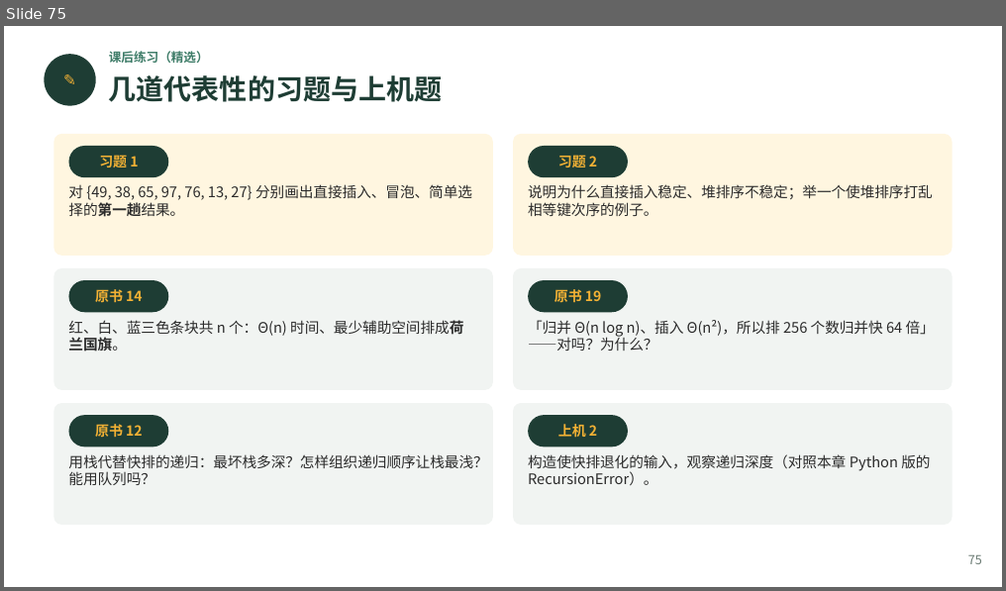
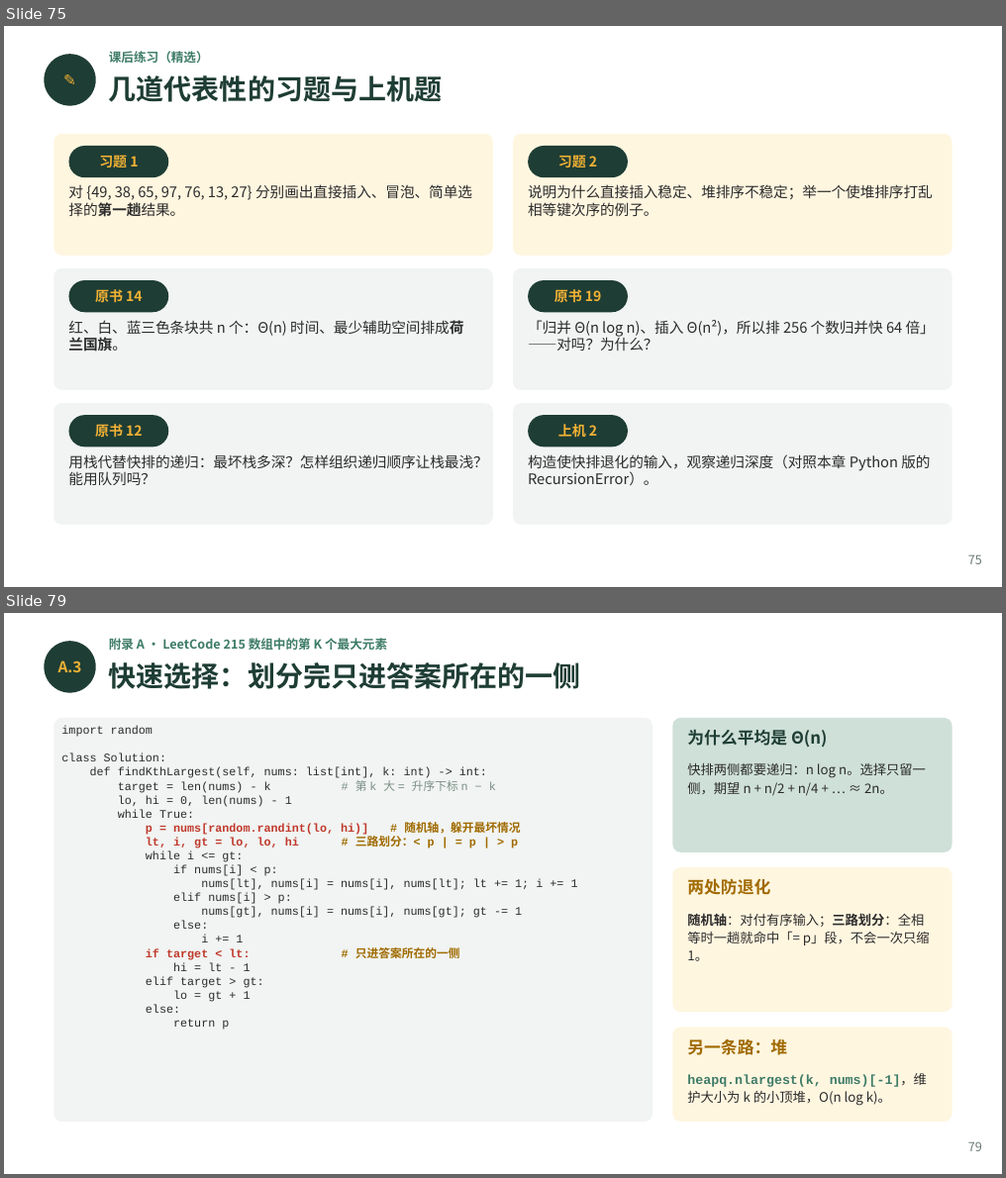
Before and after one commit to GMyhf/2026fall-cs201, a slide deck: courseware/202609_DSA_08_Sorting.pptx. Shown one above the other, each under a label of ours: slide 75 before the commit, slides 75 and 79 after it; the slides between them are not shown. The pictures are 1006x591 and 1006x1178 pixels, drawn with LibreOffice and Linux fonts; fonts in the diff are those of the drawing. Boxes give left, top, right and bottom in pixels: in the first picture for what was removed or moved away, otherwise in the second. Text is boxed around its words. In the diff, an @@ line names an element or a change of style, - is before the commit and + after.

```diff
--- a/courseware/202609_DSA_08_Sorting.pptx
+++ b/courseware/202609_DSA_08_Sorting.pptx
@@ slide 79 added at (4,613,1002,1174), background #FFFFFF @@
@@ ellipse added at (44,641,96,693), fill #1E3D34 @@
@@ text added at (109,638,387,650), 9 pt, text #3E7C68, bold @@
+附录 A · LeetCode 215 数组中的第 K 个最大元素
@@ text added at (58,661,82,672), 11 pt, text #F2B134, bold @@
+A.3
@@ text added at (109,663,581,689), 20 pt, text #1E3D34, bold @@
+快速选择：划分完只进答案所在的一侧
@@ rounded rectangle added at (54,718,652,1122), fill #F1F4F2 @@
@@ text added at (61,726,578,1030), 8.4 pt, text #2B2B2B @@
+import random
+class Solution:
+def findKthLargest(self, nums: list[int], k: int) -> int:
+target = len(nums) - k # 第 k 大 = 升序下标 n − k
+lo, hi = 0, len(nums) - 1
+while True:
+p = nums[random.randint(lo, hi)] # 随机轴，躲开最坏情况
+lt, i, gt = lo, lo, hi # 三路划分：< p | = p | > p
+while i <= gt:
+if nums[i] < p:
+nums[lt], nums[i] = nums[i], nums[lt]; lt += 1; i += 1
+elif nums[i] > p:
+nums[gt], nums[i] = nums[i], nums[gt]; gt -= 1
+else:
+i += 1
+if target < lt: # 只进答案所在的一侧
+hi = lt - 1
+elif target > gt:
+lo = gt + 1
+else:
+return p
@@ rounded rectangle added at (672,718,952,853), fill #CFE0D8 @@
@@ text added at (687,729,827,747), 12 pt, text #1E3D34, bold @@
+为什么平均是 Θ(n)
@@ text added at (687,763,926,796), 9.5 pt, text #2B2B2B @@
+快排两侧都要递归：n log n。选择只留一侧，期望 n + n/2 + n/4 + … ≈ 2n。
@@ rounded rectangle added at (672,867,952,1012), fill #FFF6E0 @@
@@ text added at (687,878,770,895), 12 pt, text #A06A00, bold @@
+两处防退化
@@ text added at (687,913,930,961), 9.5 pt, text #2B2B2B @@
+随机轴：对付有序输入；三路划分：全相等时一趟就命中「= p」段，不会一次只缩 1。
@@ rounded rectangle added at (672,1027,952,1122), fill #FFF6E0 @@
@@ text added at (687,1040,787,1056), 12 pt, text #A06A00, bold @@
+另一条路：堆
@@ text added at (687,1074,927,1106), 9.5 pt, text #3E7C68, bold @@
+heapq.nlargest(k, nums)[-1]，维护大小为 k 的小顶堆，O(n log k)。
@@ text added at (968,1142,982,1152), 9 pt, text #6B7B74 @@
+79
```
Also in this commit, not shown: 2 slides changed, 8 other slides added, 2 other files.
